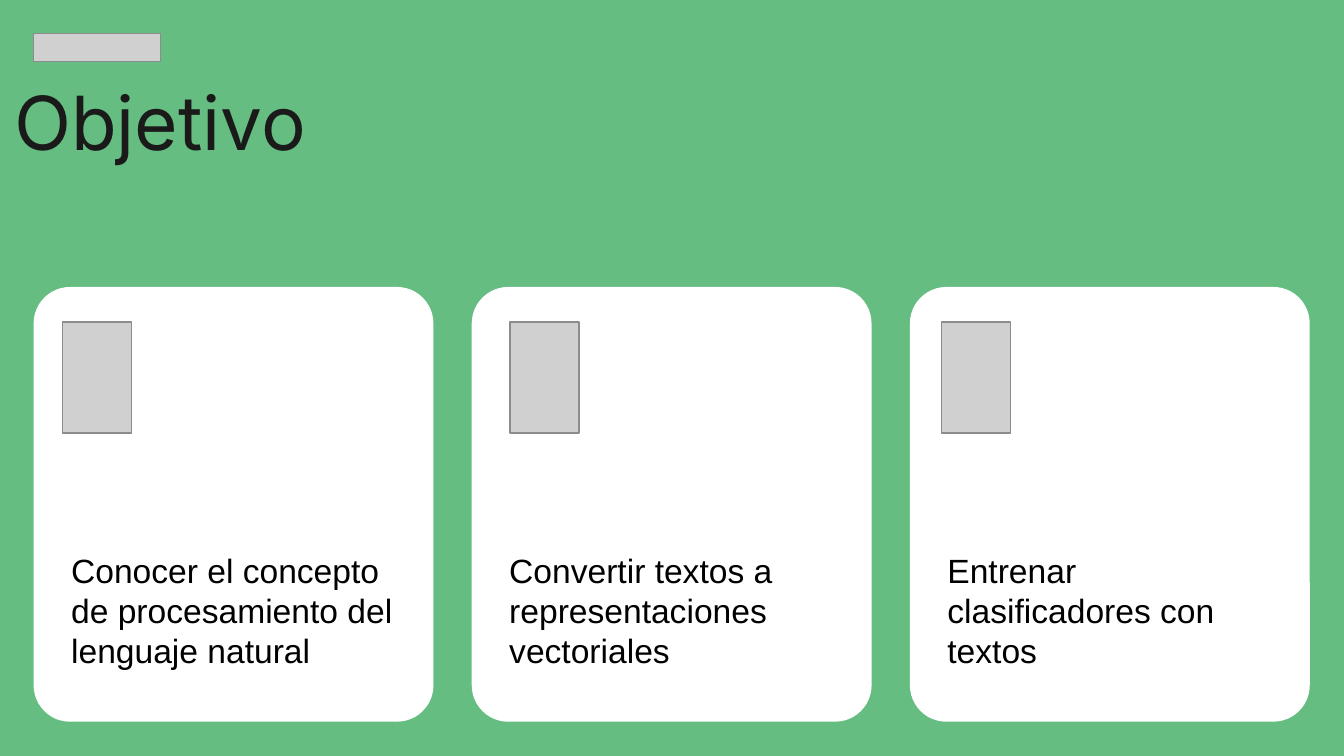
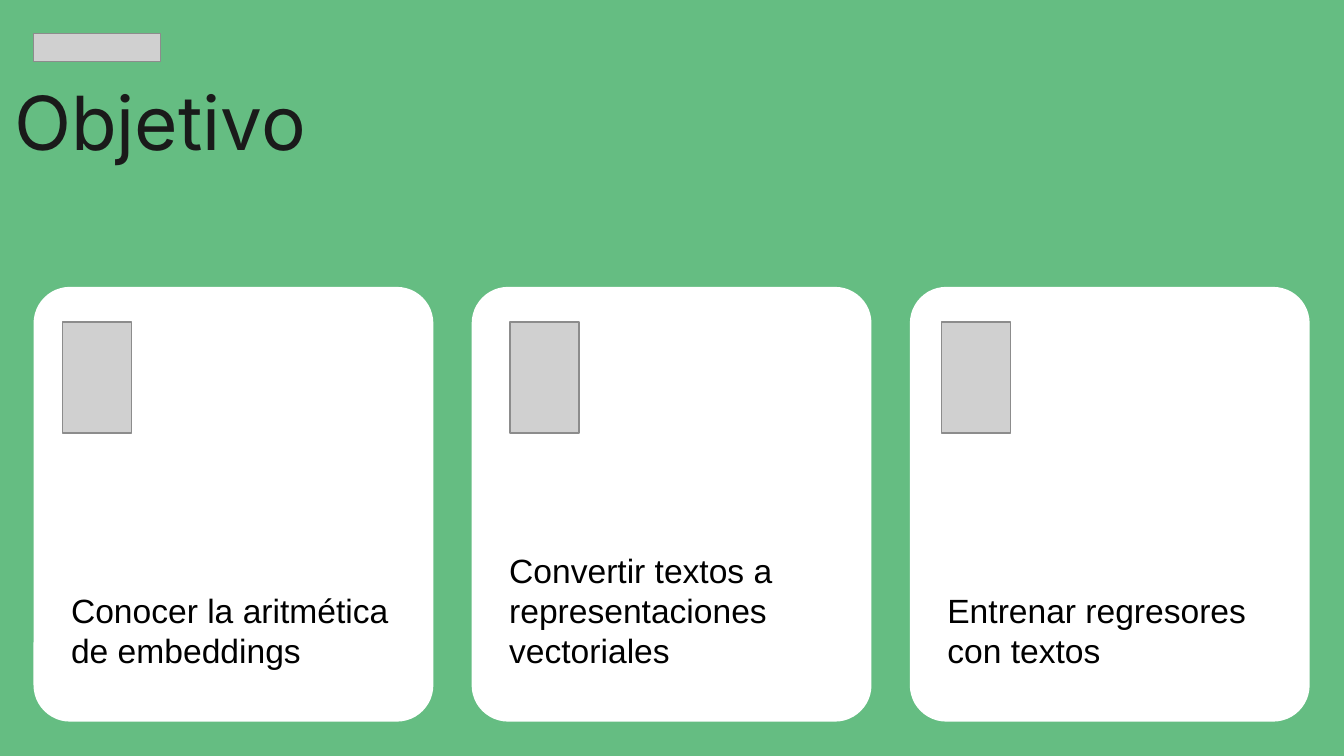
Before and after one commit to zyntonyson/bootcamp_ds_da, a slide deck: slide 7 of 16-ds-analisis-textos/32-nlp.pptx. Drawn at 1344x756 pixels with LibreOffice and Linux fonts; fonts in the diff are those of the drawing; grey boxes stand for pictures. Boxes give left, top, right and bottom in pixels: in the first picture for what was removed or moved away, otherwise in the second. Text is boxed around its words. In the diff, an @@ line names an element or a change of style, - is before the commit and + after.

```diff
--- a/16-ds-analisis-textos/32-nlp.pptx
+++ b/16-ds-analisis-textos/32-nlp.pptx
@@ text in rounded rectangle at (71, 598, 389, 669): text changed @@
-Conocer el concepto de procesamiento del lenguaje natural
+Conocer la aritmética de embeddings
@@ text in rounded rectangle at (947, 600, 1246, 664): text changed @@
-Entrenar clasificadores con textos
+Entrenar regresores con textos
```
Also in this commit, not shown: 2 other slides changed, 1 slide added, 1 slide removed, 17 other files.
